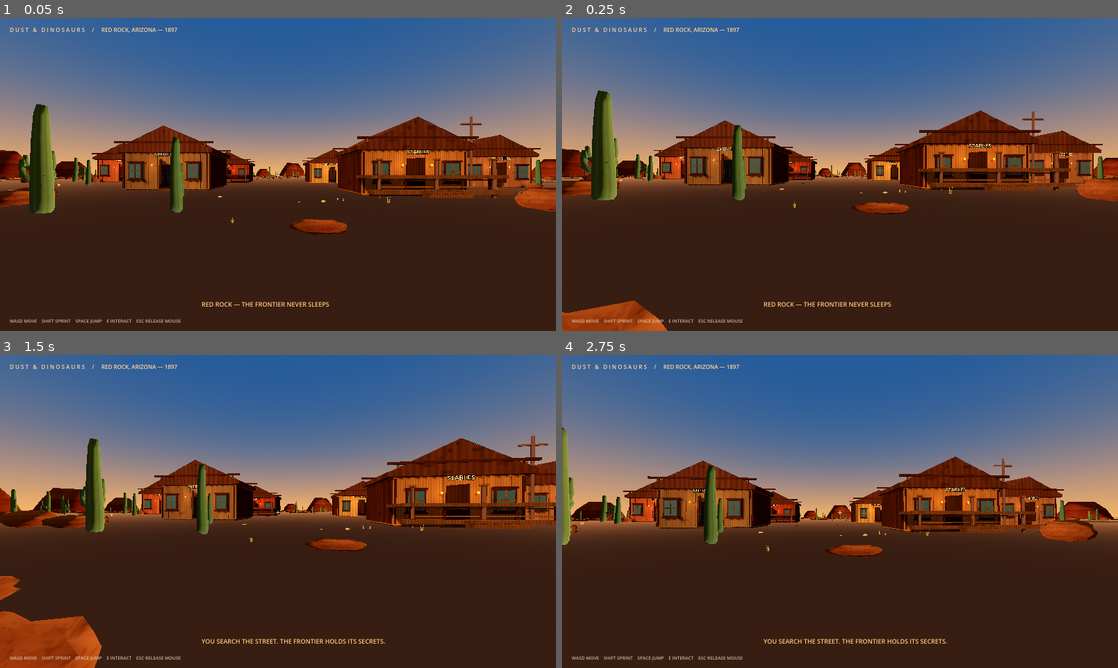
Above: before the commit, frames 1-4 (two rows, left to right).
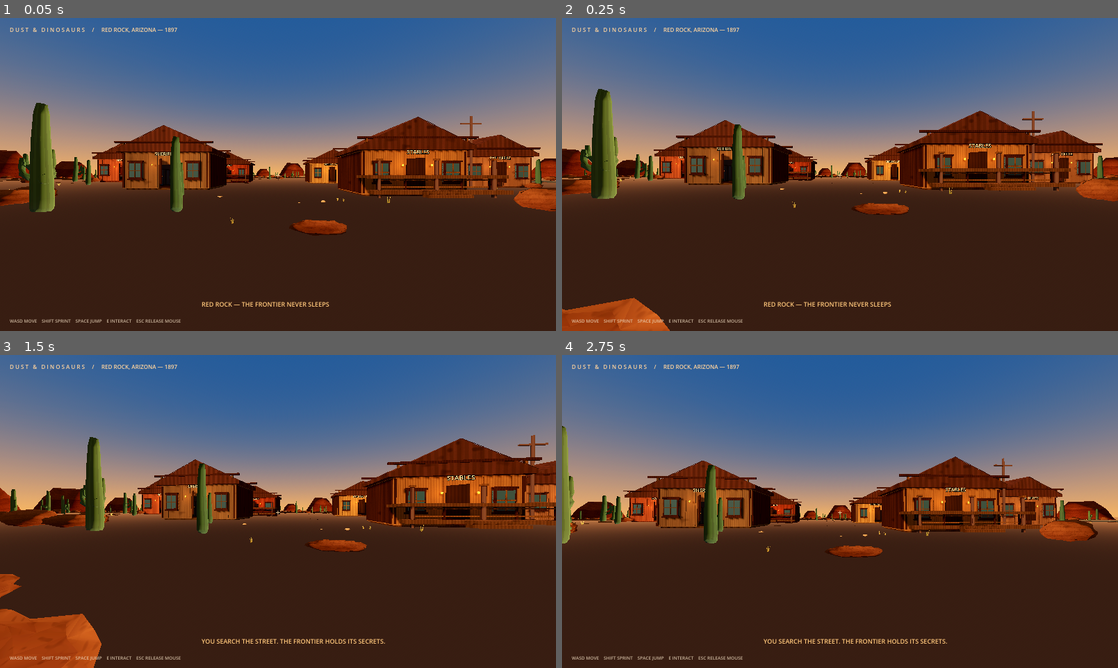
Above: after the commit, the same moments.

Repository: langermkyt-create/DUST-DINOSAURS
Game: Godot game, scene res://scenes/main.tscn
The game is run twice, just before and just after one commit, with the same random seed, the same clock (stepped at 60 frames per second) and the same inputs.
Inputs (mouse positions are in pixels of both pictures, inside the frame that each line leads up to):
- Up to frame 1 (0.05 s): no input
- Up to frame 2 (0.25 s): no input
- Up to frame 3 (1.5 s): tap Enter at 0.5 s; move the mouse to (305, 511) at 0.52 s; hold W from 0.53 s (still down); tap E at 0.6 s; tap Space at 0.77, 1.25 s; move the mouse to (250, 511) at 1.27 s; tap Shift at 1.35 s
- Up to frame 4 (2.75 s): keep holding W; tap Space at 1.52 s; tap Enter at 2 s; move the mouse to (851, 505) at 2.02 s; tap E at 2.1 s

The runs differ from the first frame. In frame 1, 1.1% of the frame differs, in the area x 0-100%, y 27-70%; in frame 2, 1.6%, in the area x 0-100%, y 22-100%; in frame 3, 1.5%; in frame 4, 1.0%.

Commit message:
Sculpt a dry arroyo into the desert terrain

Diff:
--- a/scripts/world.gd
+++ b/scripts/world.gd
@@ -3,6 +3,7 @@
 const PREVIEW_TWEEN_SPEED_SCALE := 3.5
 const PREVIEW_WAYPOINT_HOLD_SECONDS := 0.2
 const PREVIEW_CAMERA_FOV := 56.0
+const TERRAIN_MESH_SEGMENTS := 224
 var player: CharacterBody3D
 var message_label: Label
 func _ready() -> void:
@@ -47,18 +48,21 @@
 }
 void fragment() {
 	float broad = fbm(world_position.xz * 0.026);
+	float sediment = noise2(world_position.xz * vec2(0.065, 0.22));
 	float grain = noise2(world_position.xz * 1.35);
 	float flecks = noise2(world_position.xz * 8.5);
 	float fine_grain = noise2(world_position.xz * 31.0);
-	float wind_streak = sin(dot(world_position.xz, vec2(0.72, 0.69)) * 2.2
+	float wind_streak = sin(dot(world_position.xz, vec2(0.72, 0.69)) * 1.7
 		+ noise2(world_position.xz * 0.12) * 3.0) * 0.5 + 0.5;
-	vec3 dust = vec3(0.21, 0.125, 0.075);
-	vec3 ochre = vec3(0.39, 0.245, 0.15);
-	vec3 pale = vec3(0.56, 0.405, 0.275);
+	vec3 dust = vec3(0.24, 0.145, 0.085);
+	vec3 ochre = vec3(0.43, 0.275, 0.17);
+	vec3 pale = vec3(0.59, 0.445, 0.30);
 	vec3 ground = mix(dust, ochre, smoothstep(0.2, 0.8, broad));
-	ground = mix(ground, pale, smoothstep(0.64, 0.9, grain) * 0.24);
-	ground *= 0.88 + flecks * 0.18 + fine_grain * 0.08;
-	ground *= 0.97 + wind_streak * 0.04;
+	ground = mix(ground, pale, smoothstep(0.64, 0.9, grain) * 0.27);
+	ground *= 0.82 + flecks * 0.28 + fine_grain * 0.12;
+	float clay_streaks = smoothstep(0.72, 0.94, sediment);
+	ground = mix(ground, ground * vec3(0.72, 0.67, 0.58), clay_streaks * 0.18);
+	ground *= 0.96 + wind_streak * 0.06;
 	ALBEDO = ground;
 	ROUGHNESS = 0.94 + fine_grain * 0.05;
 	SPECULAR = 0.08;
@@ -248,11 +252,20 @@
 		amplitude *= 0.5
 	return value
 
+func _terrain_wash_center(world_x: float) -> float:
+	# A shallow, winding Arizona arroyo cuts across the open basin south of Red Rock.
+	var bend_noise := (_terrain_fbm(Vector2(world_x * 0.045, 8.0)) - 0.5) * 4.0
+	return -76.0 + sin(world_x * 0.018) * 16.0 + bend_noise
+
 func _terrain_height(world_xz: Vector2) -> float:
 	var dune := _terrain_fbm(world_xz * 0.018)
+	var fine_dune := _terrain_fbm(world_xz * 0.072)
 	var ripple := sin(world_xz.dot(Vector2(0.72, 0.69)) * 1.35
 		+ _terrain_fbm(world_xz * 0.045) * 5.0)
-	return (dune - 0.5) * 1.15 + ripple * 0.035
+	var wash_distance := absf(world_xz.y - _terrain_wash_center(world_xz.x))
+	var channel := exp(-pow(wash_distance / 9.0, 2.0))
+	var shoulder := exp(-pow((wash_distance - 13.0) / 5.0, 2.0))
+	return (dune - 0.5) * 1.15 + (fine_dune - 0.5) * 0.22 		+ ripple * 0.035 - channel * 0.5 + shoulder * 0.12
 
 func _is_predator_sightline(angle: float) -> bool:
 	var predator_bearing := Vector2(70.0, -112.0).angle()
@@ -291,7 +304,7 @@
 func _build_landscape() -> void:
 	# The visible dunes and the collision surface are generated from the same height function.
 	# This removes the old mismatch where feet and rocks floated above a flat collision plane.
-	var ground := _make_terrain_mesh(180)
+	var ground := _make_terrain_mesh(TERRAIN_MESH_SEGMENTS)
 	ground.surface_set_material(0, _terrain_material())
 	var terrain := StaticBody3D.new()
 	terrain.name = "ProceduralTerrain"
--- /dev/null
+++ b/tests/test_terrain_relief.gd
@@ -0,0 +1,40 @@
+extends SceneTree
+
+func _initialize() -> void:
+	var world := Node3D.new()
+	world.set_script(load("res://scripts/world.gd"))
+	var wash_center: float = world.call("_terrain_wash_center", 0.0)
+	var channel_height: float = world.call("_terrain_height", Vector2(0.0, wash_center))
+	var bank_height: float = world.call("_terrain_height", Vector2(0.0, wash_center + 12.0))
+	if bank_height - channel_height < 0.25:
+		_fail(world, "The dry arroyo must be visibly lower than its bank shoulders.")
+		return
+
+	var mesh: ArrayMesh = world.call("_make_terrain_mesh", 48)
+	if mesh == null or mesh.get_surface_count() != 1:
+		_fail(world, "Terrain relief builder must return one triangle surface.")
+		return
+	var arrays := mesh.surface_get_arrays(0)
+	var vertices: PackedVector3Array = arrays[Mesh.ARRAY_VERTEX]
+	var normals: PackedVector3Array = arrays[Mesh.ARRAY_NORMAL]
+	if vertices.size() != 48 * 48 * 6 or normals.size() != vertices.size():
+		_fail(world, "Terrain relief mesh must preserve complete triangles and generated normals.")
+		return
+	var min_height := 1.0e20
+	var max_height := -1.0e20
+	for vertex in vertices:
+		min_height = minf(min_height, vertex.y)
+		max_height = maxf(max_height, vertex.y)
+	if max_height - min_height < 0.25:
+		_fail(world, "Terrain relief mesh must contain measurable elevation variation.")
+		return
+	print("Terrain relief regression passed: winding arroyo, raised shoulders, ", vertices.size() / 3,
+		" triangles, and matching generated vertex normals.")
+	world.free()
+	quit(0)
+
+func _fail(world: Node3D, message: String) -> void:
+	if is_instance_valid(world):
+		world.free()
+	push_error(message)
+	quit(1)
